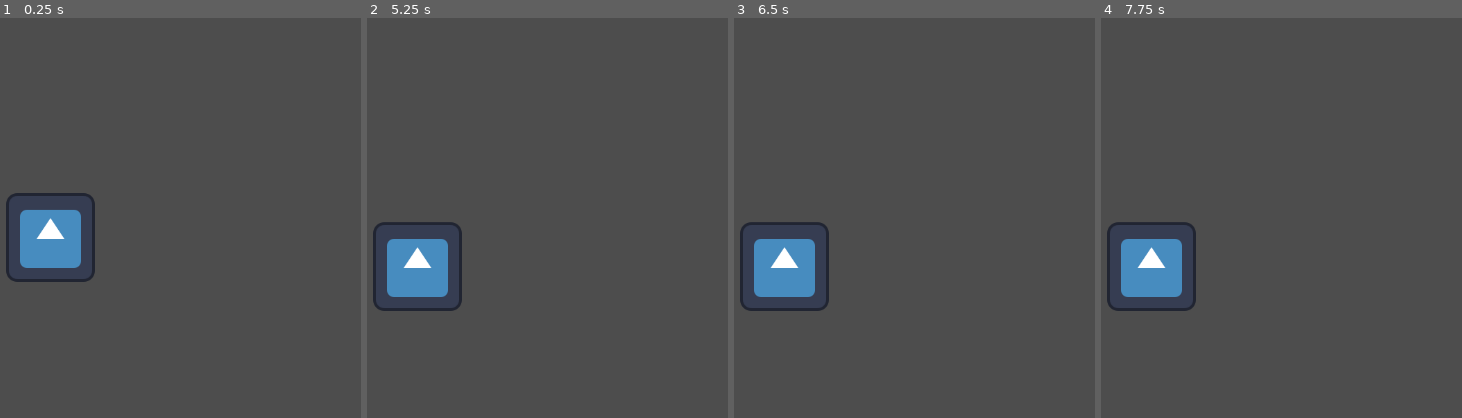
Above: before the commit, frames 1-4 (left to right).
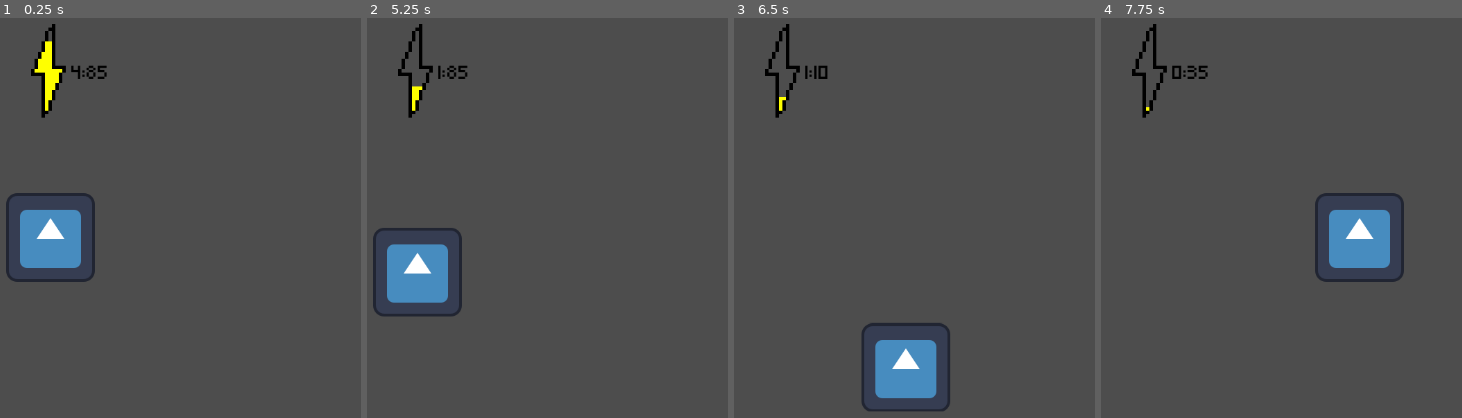
Above: after the commit, the same moments.

Repository: AJISGit/GMTK-2026-Game
Game: Godot game, scene res://scenes/main_scene.tscn
Same seed, same stepped clock (60 frames per second), same inputs: the game is played once before the commit and once after it. The engine's default icon, where the game draws it, is replaced by a stand-in: a white triangle on a blue panel in a dark square.
Inputs:
- Up to frame 1 (0.25 s): no input
- Up to frame 2 (5.25 s): hold D (move_right) 0.53-1.28 s; hold S (move_down) 1.28-2.03 s; hold D (move_right) 2.03-2.78 s; hold W (move_up) 2.78-3.53 s; hold A (move_left) 3.53-5.03 s; hold S (move_down) from 5.03 s (still down)
- Up to frame 3 (6.5 s): release S (move_down) at 5.78 s; hold D (move_right) from 5.78 s (still down)
- Up to frame 4 (7.75 s): release D (move_right) at 6.53 s; hold W (move_up) 6.53-7.28 s; hold D (move_right) from 7.28 s (still down)

The runs differ from the first frame. In frame 1, 1.1% of the frame differs, in the area x 8-30%, y 1-25%; in frame 2, 2.2%; in frame 3, 7.0%, in the area x 1-60%, y 1-99%; in frame 4, 6.9%.

Commit message:
Add energy bar

Diff:
--- a/project.godot
+++ b/project.godot
@@ -11,6 +11,7 @@
 [application]
 
 config/name="GMTK-2026 Game"
+config/tags=PackedStringArray("game_jam")
 run/main_scene="uid://b0bpq2kxhqxii"
 config/features=PackedStringArray("4.6", "GL Compatibility")
 config/icon="res://icon.svg"
--- a/scenes/main_scene.tscn
+++ b/scenes/main_scene.tscn
@@ -1,9 +1,211 @@
 [gd_scene format=3 uid="uid://b0bpq2kxhqxii"]
 
 [ext_resource type="PackedScene" uid="uid://ejiowo0bn0y3" path="res://scenes/player.tscn" id="1_w2twt"]
+[ext_resource type="Texture2D" uid="uid://12dydfpocm3i" path="res://sprites/energy.png" id="2_pw63i"]
+[ext_resource type="Script" uid="uid://c81qpyrjggtug" path="res://scripts/energy_bar.gd" id="3_7ykc4"]
+[ext_resource type="FontFile" uid="uid://dw65sxfr2pq71" path="res://fonts/Pixeled.ttf" id="4_pu3yx"]
+
+[sub_resource type="AtlasTexture" id="AtlasTexture_7ykc4"]
+atlas = ExtResource("2_pw63i")
+region = Rect2(253, 0, 10, 27)
+
+[sub_resource type="AtlasTexture" id="AtlasTexture_pu3yx"]
+atlas = ExtResource("2_pw63i")
+region = Rect2(242, 0, 10, 27)
+
+[sub_resource type="AtlasTexture" id="AtlasTexture_gubc5"]
+atlas = ExtResource("2_pw63i")
+region = Rect2(231, 0, 10, 27)
+
+[sub_resource type="AtlasTexture" id="AtlasTexture_rt2n2"]
+atlas = ExtResource("2_pw63i")
+region = Rect2(220, 0, 10, 27)
+
+[sub_resource type="AtlasTexture" id="AtlasTexture_c16ls"]
+atlas = ExtResource("2_pw63i")
+region = Rect2(209, 0, 10, 27)
+
+[sub_resource type="AtlasTexture" id="AtlasTexture_18nlu"]
+atlas = ExtResource("2_pw63i")
+region = Rect2(198, 0, 10, 27)
+
+[sub_resource type="AtlasTexture" id="AtlasTexture_c1pb6"]
+atlas = ExtResource("2_pw63i")
+region = Rect2(187, 0, 10, 27)
+
+[sub_resource type="AtlasTexture" id="AtlasTexture_6wevv"]
+atlas = ExtResource("2_pw63i")
+region = Rect2(176, 0, 10, 27)
+
+[sub_resource type="AtlasTexture" id="AtlasTexture_e1cbu"]
+atlas = ExtResource("2_pw63i")
+region = Rect2(165, 0, 10, 27)
+
+[sub_resource type="AtlasTexture" id="AtlasTexture_mngbo"]
+atlas = ExtResource("2_pw63i")
+region = Rect2(154, 0, 10, 27)
+
+[sub_resource type="AtlasTexture" id="AtlasTexture_4w45t"]
+atlas = ExtResource("2_pw63i")
+region = Rect2(143, 0, 10, 27)
+
+[sub_resource type="AtlasTexture" id="AtlasTexture_r6p65"]
+atlas = ExtResource("2_pw63i")
+region = Rect2(132, 0, 10, 27)
+
+[sub_resource type="AtlasTexture" id="AtlasTexture_si52b"]
+atlas = ExtResource("2_pw63i")
+region = Rect2(121, 0, 10, 27)
+
+[sub_resource type="AtlasTexture" id="AtlasTexture_01n6w"]
+atlas = ExtResource("2_pw63i")
+region = Rect2(110, 0, 10, 27)
+
+[sub_resource type="AtlasTexture" id="AtlasTexture_6u1mn"]
+atlas = ExtResource("2_pw63i")
+region = Rect2(99, 0, 10, 27)
+
+[sub_resource type="AtlasTexture" id="AtlasTexture_bcnxi"]
+atlas = ExtResource("2_pw63i")
+region = Rect2(88, 0, 10, 27)
+
+[sub_resource type="AtlasTexture" id="AtlasTexture_7nt27"]
+atlas = ExtResource("2_pw63i")
+region = Rect2(77, 0, 10, 27)
+
+[sub_resource type="AtlasTexture" id="AtlasTexture_k6f3i"]
+atlas = ExtResource("2_pw63i")
+region = Rect2(66, 0, 10, 27)
+
+[sub_resource type="AtlasTexture" id="AtlasTexture_xdqt8"]
+atlas = ExtResource("2_pw63i")
+region = Rect2(55, 0, 10, 27)
+
+[sub_resource type="AtlasTexture" id="AtlasTexture_adb74"]
+atlas = ExtResource("2_pw63i")
+region = Rect2(44, 0, 10, 27)
+
+[sub_resource type="AtlasTexture" id="AtlasTexture_58gk3"]
+atlas = ExtResource("2_pw63i")
+region = Rect2(33, 0, 10, 27)
+
+[sub_resource type="AtlasTexture" id="AtlasTexture_to7gp"]
+atlas = ExtResource("2_pw63i")
+region = Rect2(22, 0, 10, 27)
+
+[sub_resource type="AtlasTexture" id="AtlasTexture_u0fll"]
+atlas = ExtResource("2_pw63i")
+region = Rect2(11, 0, 10, 27)
+
+[sub_resource type="AtlasTexture" id="AtlasTexture_6p3nn"]
+atlas = ExtResource("2_pw63i")
+region = Rect2(0, 0, 10, 27)
+
+[sub_resource type="SpriteFrames" id="SpriteFrames_k67gn"]
+animations = [{
+"frames": [{
+"duration": 1.0,
+"texture": SubResource("AtlasTexture_7ykc4")
+}, {
+"duration": 1.0,
+"texture": SubResource("AtlasTexture_pu3yx")
+}, {
+"duration": 1.0,
+"texture": SubResource("AtlasTexture_gubc5")
+}, {
+"duration": 1.0,
+"texture": SubResource("AtlasTexture_rt2n2")
+}, {
+"duration": 1.0,
+"texture": SubResource("AtlasTexture_c16ls")
+}, {
+"duration": 1.0,
+"texture": SubResource("AtlasTexture_18nlu")
+}, {
+"duration": 1.0,
+"texture": SubResource("AtlasTexture_c1pb6")
+}, {
+"duration": 1.0,
+"texture": SubResource("AtlasTexture_6wevv")
+}, {
+"duration": 1.0,
+"texture": SubResource("AtlasTexture_e1cbu")
+}, {
+"duration": 1.0,
+"texture": SubResource("AtlasTexture_mngbo")
+}, {
+"duration": 1.0,
+"texture": SubResource("AtlasTexture_4w45t")
+}, {
+"duration": 1.0,
+"texture": SubResource("AtlasTexture_r6p65")
+}, {
+"duration": 1.0,
+"texture": SubResource("AtlasTexture_si52b")
+}, {
+"duration": 1.0,
+"texture": SubResource("AtlasTexture_01n6w")
+}, {
+"duration": 1.0,
+"texture": SubResource("AtlasTexture_6u1mn")
+}, {
+"duration": 1.0,
+"texture": SubResource("AtlasTexture_bcnxi")
+}, {
+"duration": 1.0,
+"texture": SubResource("AtlasTexture_7nt27")
+}, {
+"duration": 1.0,
+"texture": SubResource("AtlasTexture_k6f3i")
+}, {
+"duration": 1.0,
+"texture": SubResource("AtlasTexture_xdqt8")
+}, {
+"duration": 1.0,
+"texture": SubResource("AtlasTexture_adb74")
+}, {
+"duration": 1.0,
+"texture": SubResource("AtlasTexture_58gk3")
+}, {
+"duration": 1.0,
+"texture": SubResource("AtlasTexture_to7gp")
+}, {
+"duration": 1.0,
+"texture": SubResource("AtlasTexture_u0fll")
+}, {
+"duration": 1.0,
+"texture": SubResource("AtlasTexture_6p3nn")
+}],
+"loop": false,
+"name": &"default",
+"speed": 4.3
+}]
+
+[sub_resource type="LabelSettings" id="LabelSettings_gubc5"]
+font = ExtResource("4_pu3yx")
+font_color = Color(0, 0, 0, 1)
+outline_color = Color(0, 0, 0, 1)
 
 [node name="MainScene" type="Node2D" unique_id=1095713452]
 
 [node name="Camera2D" type="Camera2D" parent="." unique_id=1200336497]
 
 [node name="Player" parent="." unique_id=2028119880 instance=ExtResource("1_w2twt")]
+unique_name_in_owner = true
+
+[node name="EnergyIcon" type="AnimatedSprite2D" parent="." unique_id=1359483004]
+modulate = Color(1, 1, 0, 1)
+position = Vector2(-3, -240)
+scale = Vector2(5, 5)
+sprite_frames = SubResource("SpriteFrames_k67gn")
+autoplay = "default"
+frame_progress = 0.53125197
+script = ExtResource("3_7ykc4")
+
+[node name="EnergyLabel" type="Label" parent="." unique_id=442729918]
+offset_left = 30.0
+offset_top = -265.0
+offset_right = 70.0
+offset_bottom = -219.0
+text = "50"
+label_settings = SubResource("LabelSettings_gubc5")
--- a/scenes/player.tscn
+++ b/scenes/player.tscn
@@ -35,7 +35,7 @@
 shape = SubResource("RectangleShape2D_tuyoq")
 
 [node name="Timer" type="Timer" parent="." unique_id=2046133336]
-wait_time = 0.1
+wait_time = 0.009999999999999998
 autostart = true
 
 [connection signal="timeout" from="Timer" to="." method="_on_timer_timeout"]
--- /dev/null
+++ b/scripts/energy_bar.gd
@@ -0,0 +1,13 @@
+extends AnimatedSprite2D
+
+
+func _process(_delta: float) -> void:
+
+	var energy: float = %Player.current_energy
+	var energy_frame: float = energy * 4.3
+	frame = floor(energy_frame)
+
+	var energy_whole: int = int(energy)
+	var energy_decimal: float = energy - energy_whole
+
+	$"../EnergyLabel".text = str(energy_whole) + ':' + str(int(energy_decimal * 100))
Binary file added: fonts/Pixeled.ttf
Not shown, added: fonts/Pixeled.ttf.import
Not shown, added: scripts/energy_bar.gd.uid
Binary file added: sprites/energy.png
Not shown, added: sprites/energy.png.import
